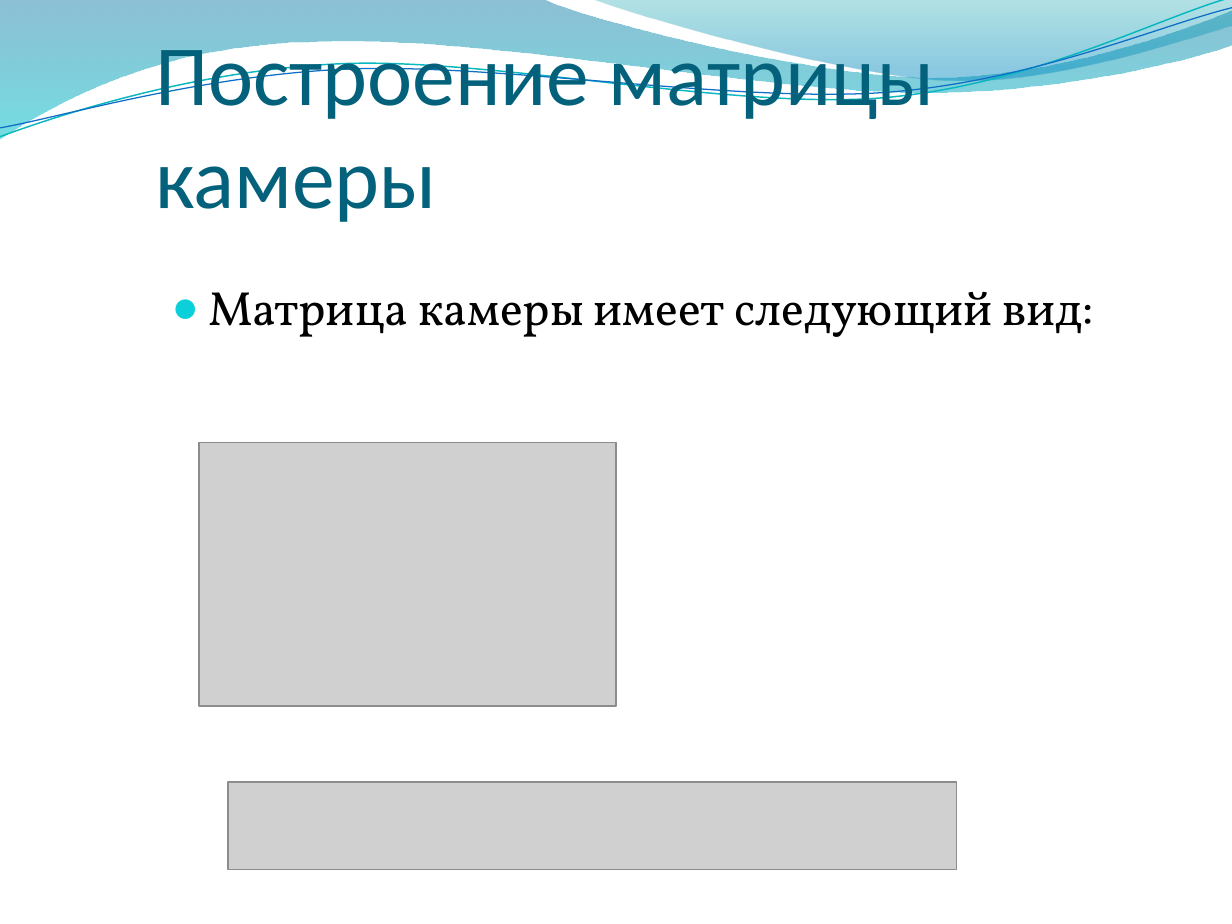
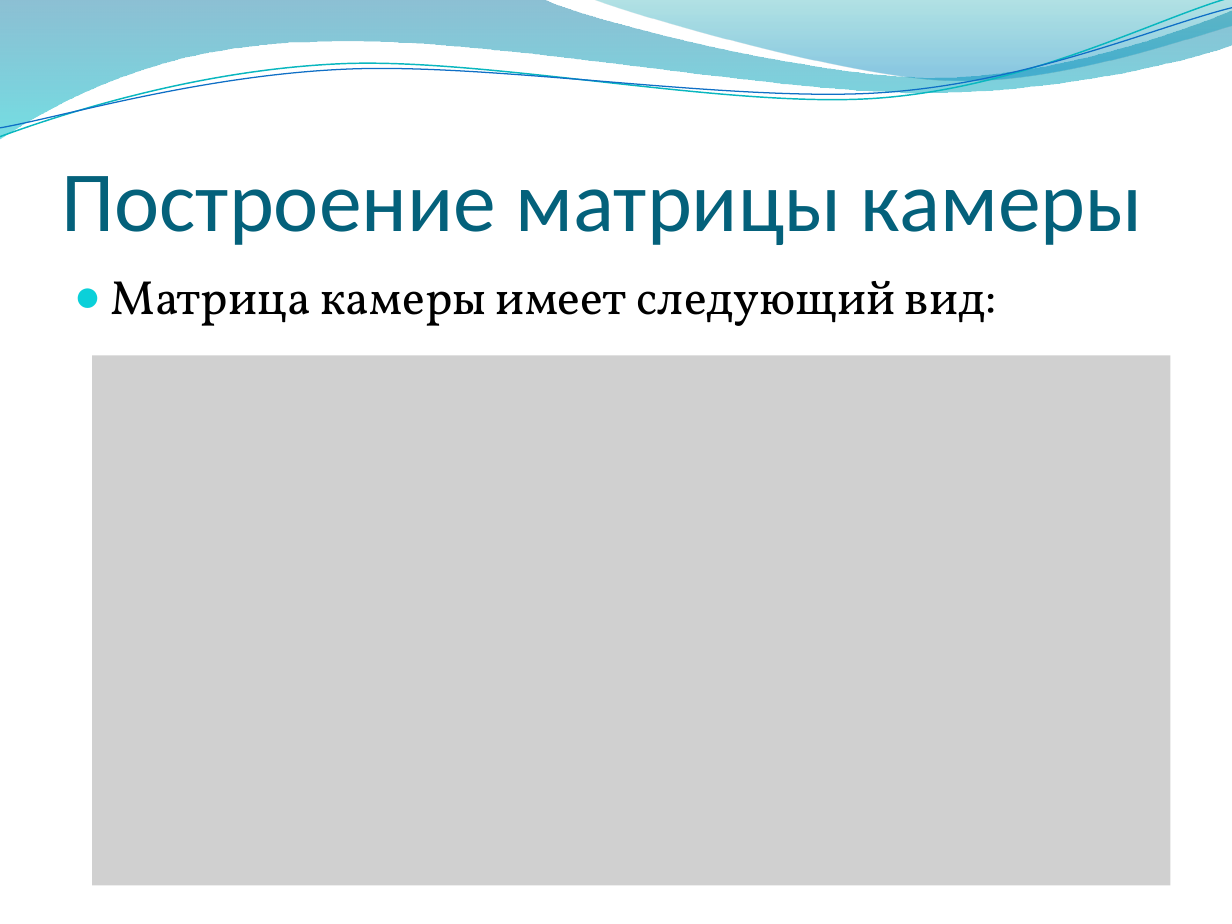
Before and after one commit to alexey-malov/cg-course, a slide deck: slide 122 of lectures/03 - Векторный анализ, трансформации и матрицы.pptx. Drawn at 1232x924 pixels with LibreOffice and Linux fonts; fonts in the diff are those of the drawing; grey boxes stand for pictures; background and template pictures are left out. Boxes give left, top, right and bottom in pixels: in the first picture for what was removed or moved away, otherwise in the second. Text is boxed around its words. In the diff, an @@ line names an element or a change of style, - is before the commit and + after.

Commit message:
Обновил презентацию по матрицам и векторам

```diff
--- a/lectures/03 - Векторный анализ, трансформации и матрицы.pptx
+++ b/lectures/03 - Векторный анализ, трансформации и матрицы.pptx
@@ title "Построение матрицы камеры" rewrapped from (155,35,935,222) to (62,176,1143,245) @@
@@ text "Матрица камеры имеет следующий вид:": place and size @@
-text "Матрица камеры имеет следующий вид:" at (208,292,1095,337)
+text "Матрица камеры имеет следующий вид:" at (111,281,997,326)
@@ picture added at (92,356,1170,886) @@
@@ picture removed at (198,442,616,706) @@
@@ picture removed at (228,782,956,870) @@
```
Also in this commit, not shown: 19 other slides changed, 1 slide removed.
